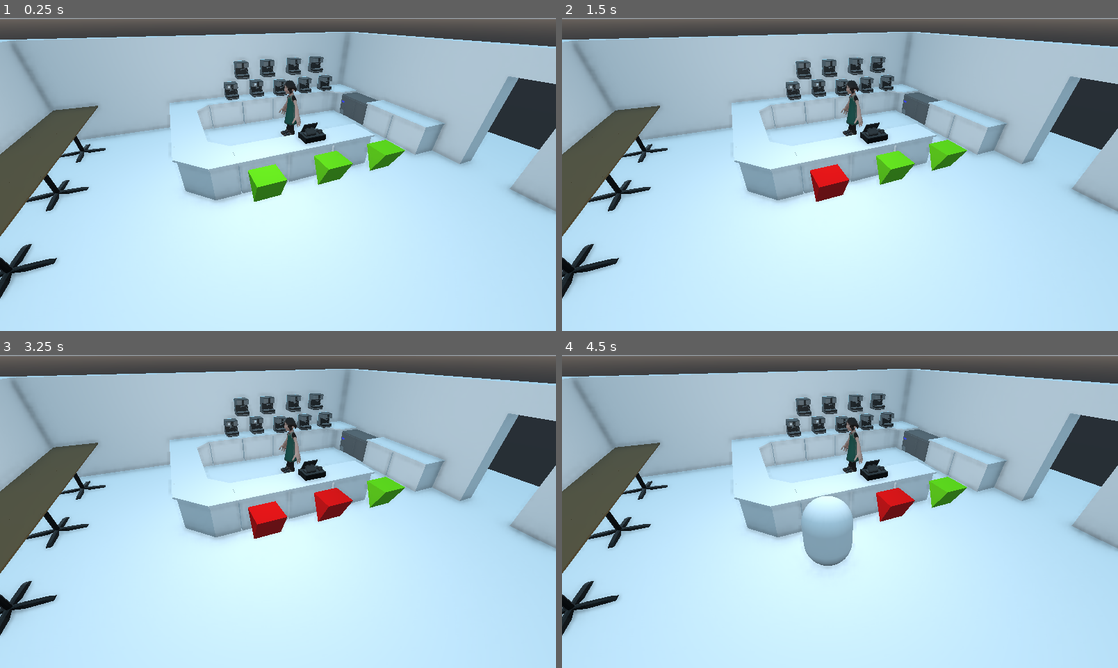
Above: before the commit, frames 1-4 (two rows, left to right).
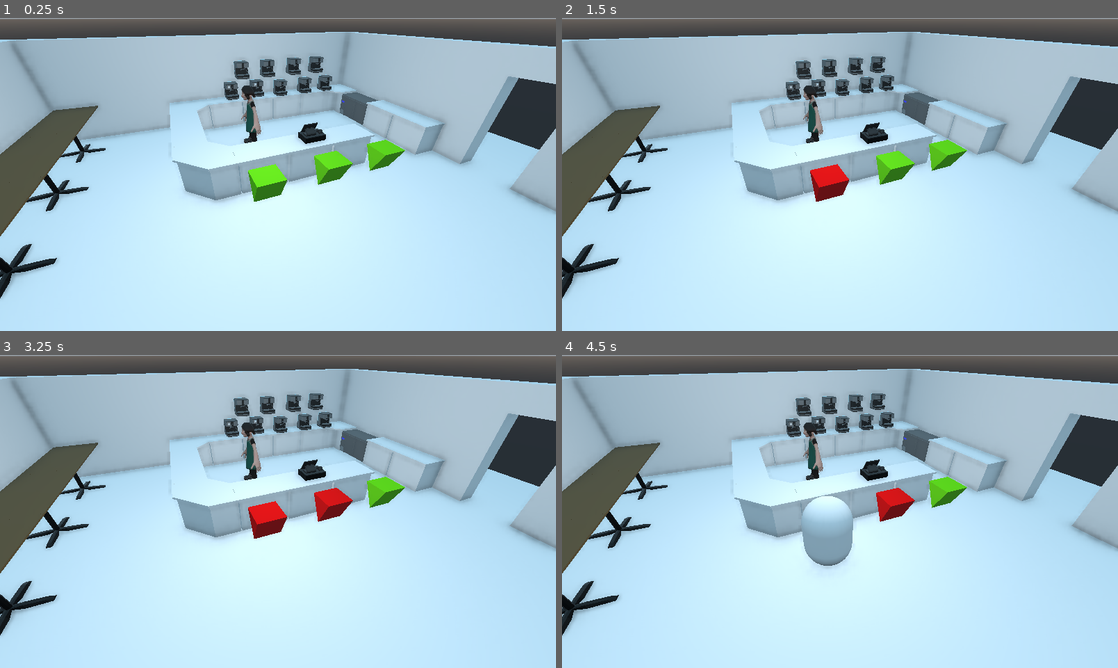
Above: after the commit, the same moments.

Repository: outfrost/ld49
Game: Godot game, scene res://level/CafeNavmesh.tscn
Same seed, same stepped clock (60 frames per second), same inputs: the game is played once before the commit and once after it. This scene is started directly instead of the project's main scene.
Inputs (mouse positions are in pixels of both pictures, inside the frame that each line leads up to):
- Up to frame 1 (0.25 s): no input
- Up to frame 2 (1.5 s): tap Enter at 0.5 s; move the mouse to (962, 158) at 0.52 s; hold D (right) 0.53-1.28 s; tap Mouse wheel up (zoom_in) at 0.6 s; click (962, 158) at 0.67 s; move the mouse to (728, 190) at 1.27 s; hold S (down) from 1.28 s (still down); tap Mouse wheel down (zoom_out) at 1.35 s
- Up to frame 3 (3.25 s): tap Space at 2 s; move the mouse to (333, 442) at 2.02 s; release S (down) at 2.03 s; hold D (right) 2.03-2.78 s; tap Mouse wheel up (zoom_in) at 2.1 s; tap Enter at 2.75 s; move the mouse to (250, 574) at 2.77 s; hold W (up) from 2.78 s (still down); tap Mouse wheel down (zoom_out) at 2.85 s; click (250, 574) at 2.92 s
- Up to frame 4 (4.5 s): tap Space at 3.5 s; move the mouse to (1006, 558) at 3.52 s; release W (up) at 3.53 s; hold A (left) from 3.53 s (still down); tap Mouse wheel up (zoom_in) at 3.6 s; tap Enter at 4.25 s; move the mouse to (673, 464) at 4.27 s; tap Mouse wheel down (zoom_out) at 4.35 s

The runs differ from the first frame. In frame 1, 0.7% of the frame differs, in the area x 43-55%, y 19-40%; in frame 2, 0.7%; in frame 3, 0.7%; in frame 4, 0.7%.
Error in both runs: Invalid get index 'is_running' (on base: 'null instance'). (res://game/CameraPosition.gd:43)

Commit message:
Extract Barista model to separate scene

Diff:
--- /dev/null
+++ b/character/Barista.gd
@@ -0,0 +1,49 @@
+extends KinematicBody
+
+enum State {
+	Idle,
+	Walking,
+	Busy,
+}
+
+const ACCEL_RATE: float = 4.0
+
+export var max_speed: float = 3.0
+
+onready var navmesh: Navigation = get_parent().find_node("Navigation")
+onready var y_pos: float = transform.origin.y
+
+var current_state = State.Idle
+var current_speed: float = 0.0
+
+var path = []
+var path_node = 0
+
+func _physics_process(delta):
+	match current_state:
+		State.Idle:
+			if path_node < path.size():
+				current_state = State.Walking
+		State.Walking:
+			if path_node < path.size():
+				var move: Vector3 = path[path_node] - global_transform.origin
+				if move.length() < 0.1:
+					path_node += 1
+				else:
+					current_speed = lerp(current_speed, max_speed, delta * ACCEL_RATE)
+					move_and_slide(move.normalized() * current_speed, Vector3.UP)
+					transform.origin.y = y_pos
+			else:
+				current_state = State.Idle
+		State.Busy:
+			pass
+		_:
+			printerr("Invalid Barista state? %s" % str(current_state))
+			current_state = State.Idle
+
+func move_to(target: Vector3):
+	if !navmesh:
+		printerr("Tried to move but navmesh had not been found")
+		return
+	path = navmesh.get_simple_path(global_transform.origin, target)
+	path_node = 0
--- /dev/null
+++ b/character/PlayerVisual.tscn
@@ -0,0 +1,20 @@
+[gd_scene load_steps=5 format=2]
+
+[ext_resource path="res://art_assets/barista_textured/baristaLowPoly.gltf" type="PackedScene" id=1]
+[ext_resource path="res://art_assets/barista_textured/baristaToScale.gltf" type="PackedScene" id=2]
+[ext_resource path="res://character/Barista.gd" type="Script" id=3]
+
+[sub_resource type="CapsuleShape" id=1]
+radius = 0.4
+
+[node name="PlayerVisual" type="KinematicBody"]
+script = ExtResource( 3 )
+
+[node name="baristaLowPoly" parent="." instance=ExtResource( 1 )]
+
+[node name="baristaToScale" parent="." instance=ExtResource( 2 )]
+visible = false
+
+[node name="CollisionShape" type="CollisionShape" parent="."]
+transform = Transform( 1, 0, 0, 0, -4.37114e-08, 1, 0, -1, -4.37114e-08, 0, 0.9, 0 )
+shape = SubResource( 1 )
--- a/level/Cafe.tscn
+++ b/level/Cafe.tscn
@@ -1,10 +1,9 @@
-[gd_scene load_steps=17 format=2]
+[gd_scene load_steps=16 format=2]
 
 [ext_resource path="res://assets/single_espressomachine.tscn" type="PackedScene" id=1]
 [ext_resource path="res://level/EspressoMachine.gd" type="Script" id=2]
-[ext_resource path="res://art_assets/barista_textured/baristaToScale.gltf" type="PackedScene" id=3]
+[ext_resource path="res://character/PlayerVisual.tscn" type="PackedScene" id=3]
 [ext_resource path="res://assets/under_counter_fridge.tscn" type="PackedScene" id=4]
-[ext_resource path="res://art_assets/barista_textured/baristaLowPoly.gltf" type="PackedScene" id=5]
 [ext_resource path="res://assets/register.tscn" type="PackedScene" id=6]
 [ext_resource path="res://assets/table_high_rect.tscn" type="PackedScene" id=7]
 [ext_resource path="res://game/CameraPosition.gd" type="Script" id=8]
@@ -47,13 +46,8 @@
 [node name="PlayerSpawnLocation" type="Position3D" parent="."]
 transform = Transform( 1, 0, 0, 0, 1, 0, 0, 0, 1, -3.11308, 0, -1.69147 )
 
-[node name="PlayerVisual" type="Spatial" parent="."]
-transform = Transform( 1, 0, 0, 0, 1, 0, 0, 0, 1, -3.11308, 0, -1.69147 )
-
-[node name="baristaLowPoly" parent="PlayerVisual" instance=ExtResource( 5 )]
-
-[node name="baristaToScale" parent="PlayerVisual" instance=ExtResource( 3 )]
-visible = false
+[node name="PlayerVisual" parent="." instance=ExtResource( 3 )]
+transform = Transform( 1, 0, 0, 0, 1, 0, 0, 0, 1, -3, 0, -0.25 )
 
 [node name="Cup2" type="MeshInstance" parent="."]
 transform = Transform( 0.07, 0, 0, 0, 0.07, 0, 0, 0, 0.07, -1.1094, 1.01841, 1.43445 )
